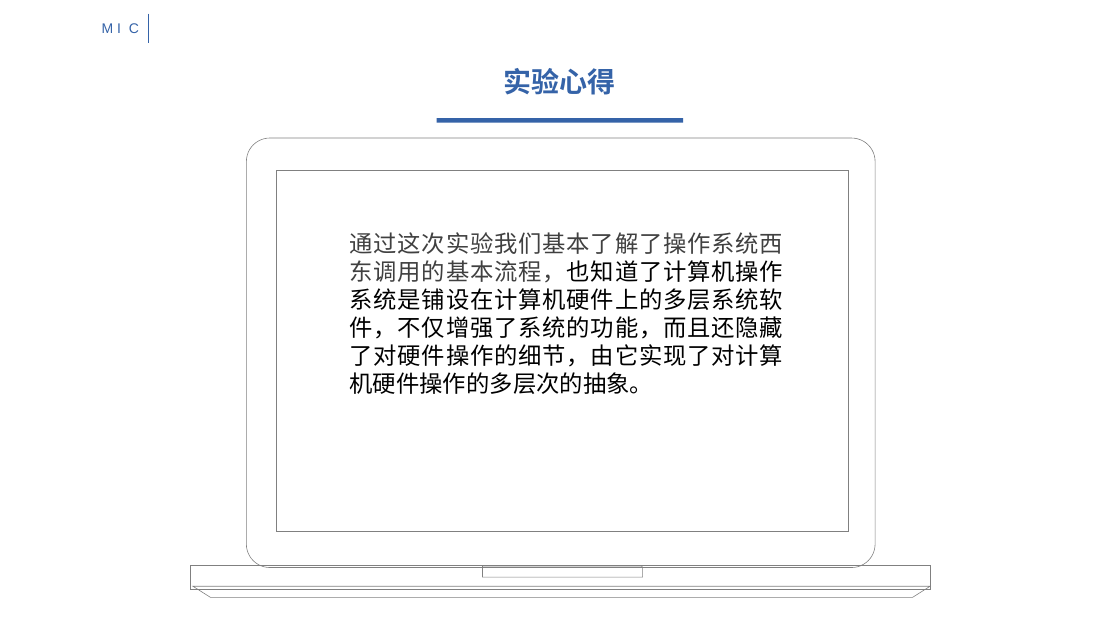
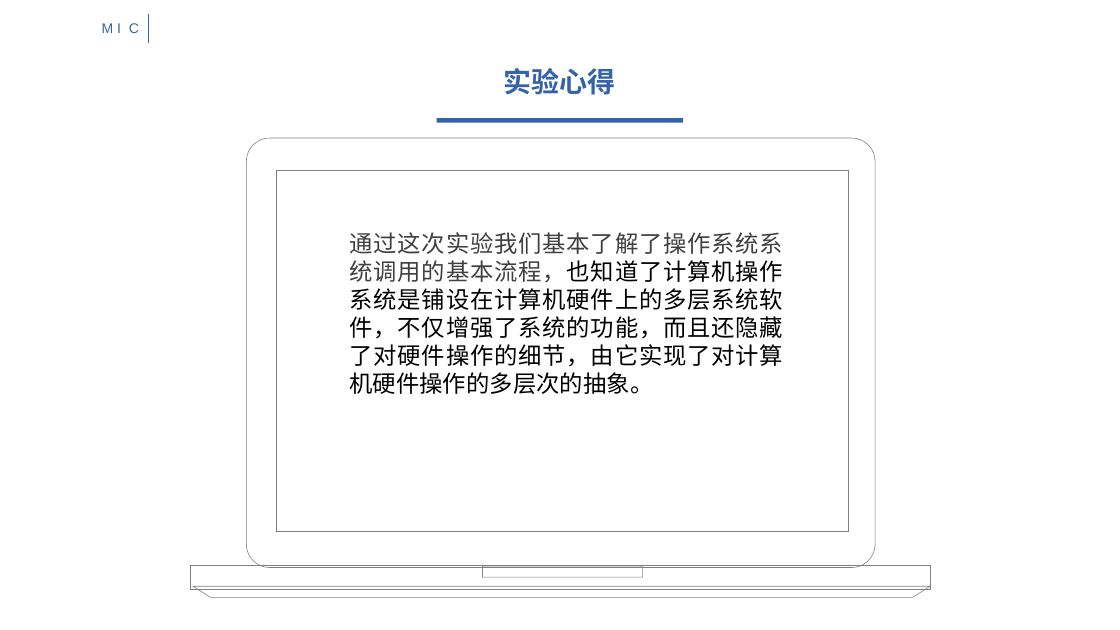
Before and after one commit to HITAmigos/MIC, a slide deck: slide 14 of oslab_report/oslab2.pptx (slide 11 before the commit). Drawn at 1120x630 pixels with LibreOffice and Linux fonts; fonts in the diff are those of the drawing. Boxes give left, top, right and bottom in pixels: in the first picture for what was removed or moved away, otherwise in the second. Text is boxed around its words. In the diff, an @@ line names an element or a change of style, - is before the commit and + after.

```diff
--- a/oslab_report/oslab2.pptx
+++ b/oslab_report/oslab2.pptx
@@ text at [350,232,784,394]: text changed @@
-通过这次实验我们基本了解了操作系统西东调用的基本流程，也知道了计算机操作系统是铺设在计算机硬件上的多层系统软件，不仅增强了系统的功能，而且还隐藏了对硬件操作的细节，由它实现了对计算机硬件操作的多层次的抽象。
+通过这次实验我们基本了解了操作系统系统调用的基本流程，也知道了计算机操作系统是铺设在计算机硬件上的多层系统软件，不仅增强了系统的功能，而且还隐藏了对硬件操作的细节，由它实现了对计算机硬件操作的多层次的抽象。
```
Also in this commit, not shown: 6 other slides changed, 3 slides added, 5 other files.
